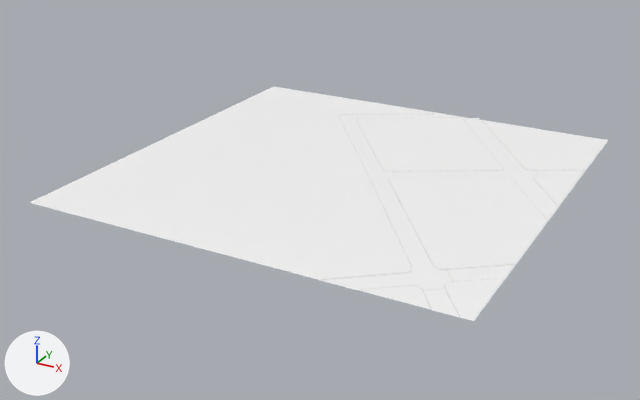
Two versions of the glTF model web/public/assets/cities/madrid/tiles/-9_3.ground.glb, one commit apart.
Before and after are seen from a camera (50 mm lens) standing at (-1949.0, 454.0, 197.0) and looking at (-2186.0, 884.0, -18.0). The lights are fixed; the arrows at lower left show +X, +Y and +Z. The older version comes first. Where no turn or scale is listed for an object, it has been applied to the vertices. Vertices at exactly the same position are counted once.

Before the edit, the objects in view are built like this:
```python
me_9_3 = bpy.data.meshes.new('-9_3')
me_9_3.from_pydata(...)  # 888 vertices, 1160 faces; spans x -128.0..128.0, y -130.0..130.0, z 0.0
# faces by material slot: [287, 275, 372, 202, 24]
me_9_3.materials.append(mat_road)
me_9_3.materials.append(mat_sidewalk)
me_9_3.materials.append(mat_curb)
me_9_3.materials.append(mat_marking)
me_9_3.materials.append(mat_crosswalk)
ob_9_3 = bpy.data.objects.new('-9_3', me_9_3)
ob_9_3.location = (-2176.0, 897.7, 0.1)
```
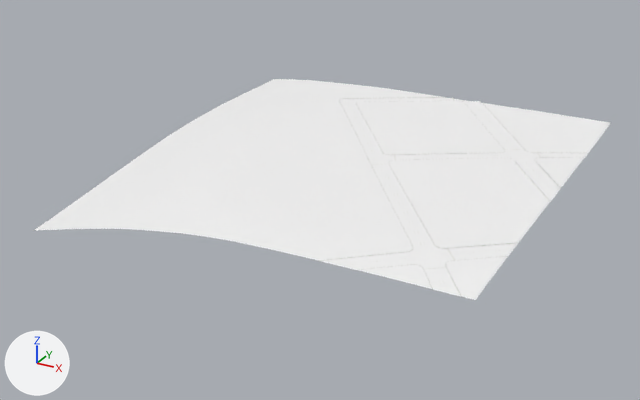
The change in detail:
me_9_3 is used by ob_9_3; location (-2176.0, 897.7, 0.1).
me_9_3 had 888 vertices, 1160 faces and spanned x -128.0..128.0, y -130.0..130.0, z 0.0.
me_9_3 now has 3878 vertices, 7071 faces and spans x -128.0..128.0, y -130.0..130.0, z -15.0..15.0.
me_9_3 part 1: the loose piece of 500 vertices spanning x -128.0..128.0, y -130.0..126.0, z 0.0 is rebuilt with 3488 vertices and now spans x -128.0..128.0, y -130.0..126.0, z -15.0..15.0.
Other edits to the shape of me_9_3 do not show in these pictures.
Object '-9_3' (ob_9_3) moves from (-2176.0, 897.7, 0.1) to (-2176.0, 897.7, -2.2).

Boxes (x1, y1, x2, y2) around the edits, measured in the pictures (640 x 400 px):
'-9_3', reshaped, moved
    before: (29, 86, 608, 321)
    after: (33, 79, 610, 300)
